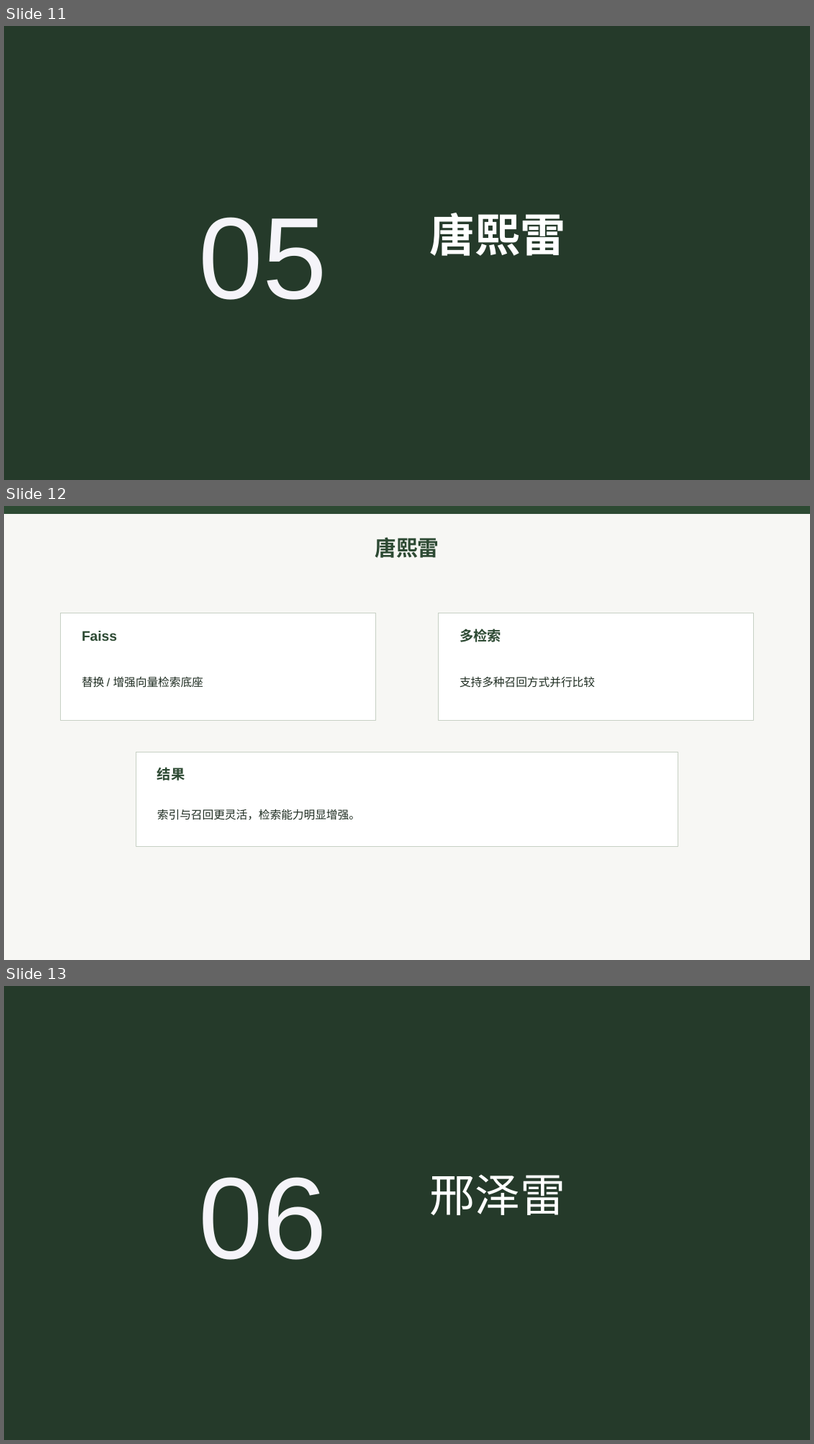
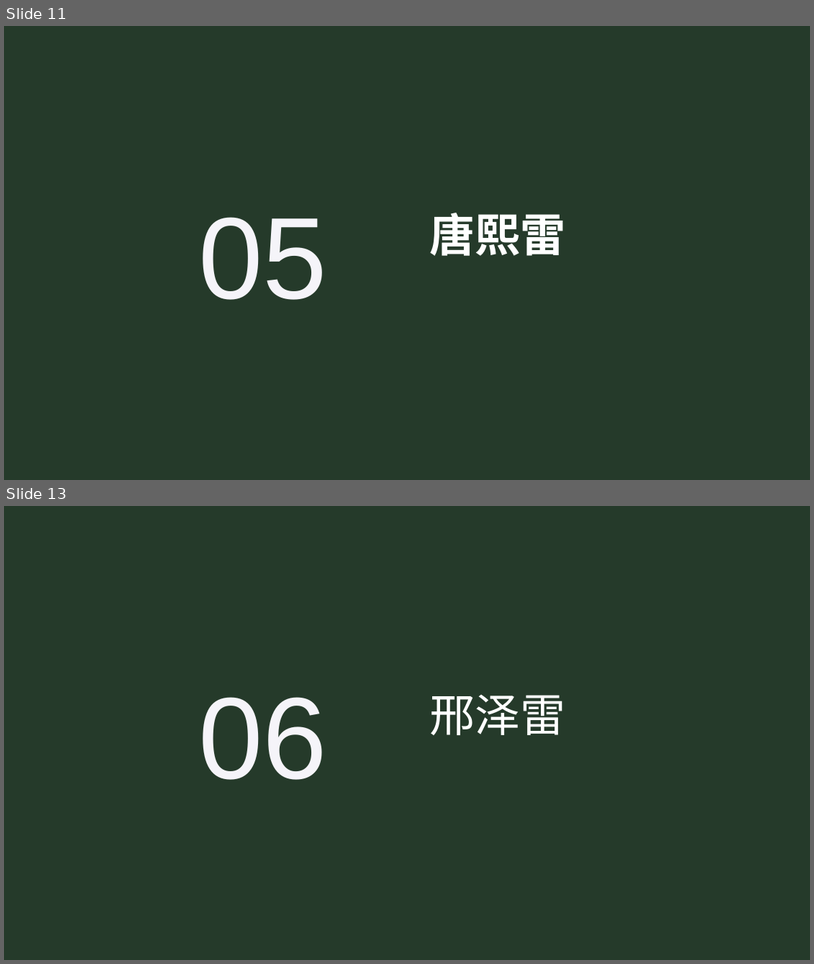
Before and after one commit to fivekilo/myrag, a slide deck: report/搜索引擎总结.pptx. Shown one above the other, each under a label of ours: slides 11, 12 and 13 before the commit, slides 11 and 13 after it; the slides between them are not shown. The pictures are 814x1444 and 814x964 pixels, drawn with LibreOffice and Linux fonts; fonts in the diff are those of the drawing. Boxes give left, top, right and bottom in pixels: in the first picture for what was removed or moved away, otherwise in the second. Text is boxed around its words. In the diff, an @@ line names an element or a change of style, - is before the commit and + after.

Commit message:
添加唐熙雷部分

```diff
--- a/report/搜索引擎总结.pptx
+++ b/report/搜索引擎总结.pptx
@@ slide 12 removed at <box>4,506,810,960</box>, background #F7F7F4 @@
@@ rectangle removed at <box>4,506,810,513</box> @@
@@ text removed at <box>375,537,439,558</box> @@
-唐熙雷
@@ rectangle removed at <box>61,613,376,720</box> @@
@@ rectangle removed at <box>439,613,754,720</box> @@
@@ text removed at <box>82,631,117,641</box> @@
-Faiss
@@ text removed at <box>460,628,502,642</box> @@
-多检索
@@ text removed at <box>82,676,203,687</box> @@
-替换 / 增强向量检索底座
@@ text removed at <box>460,676,595,687</box> @@
-支持多种召回方式并行比较
@@ rectangle removed at <box>136,752,679,846</box> @@
@@ text removed at <box>157,767,185,780</box> @@
-结果
@@ text removed at <box>157,808,360,820</box> @@
-索引与召回更灵活，检索能力明显增强。
```
Also in this commit, not shown: 1 slide added, 2 other files.
